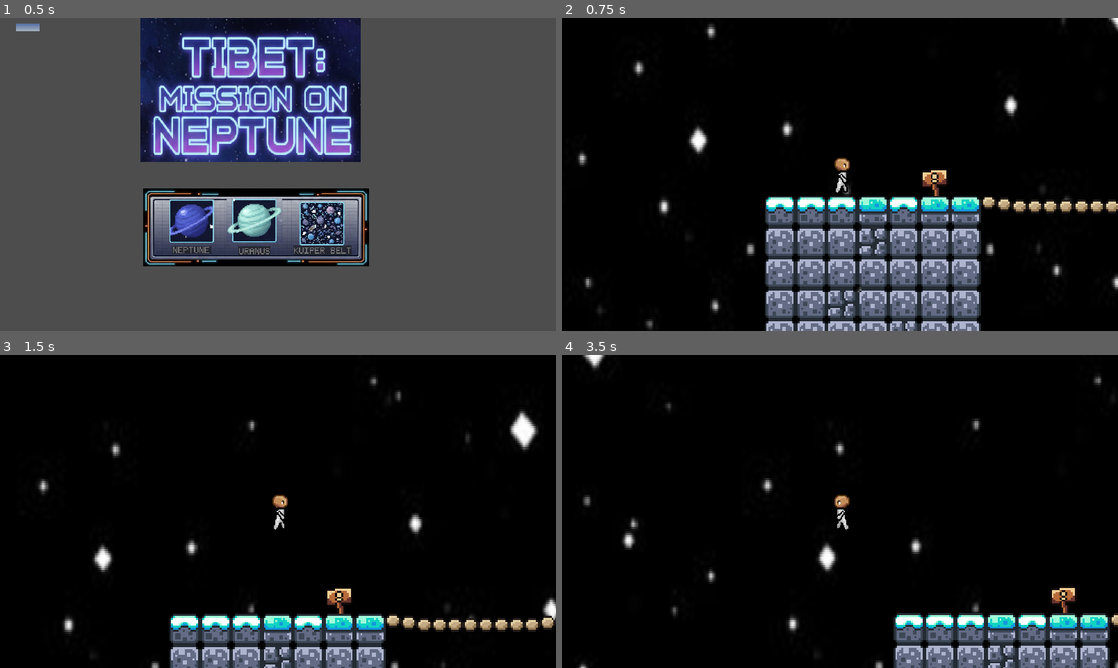
Above: before the commit, frames 1-4 (two rows, left to right).
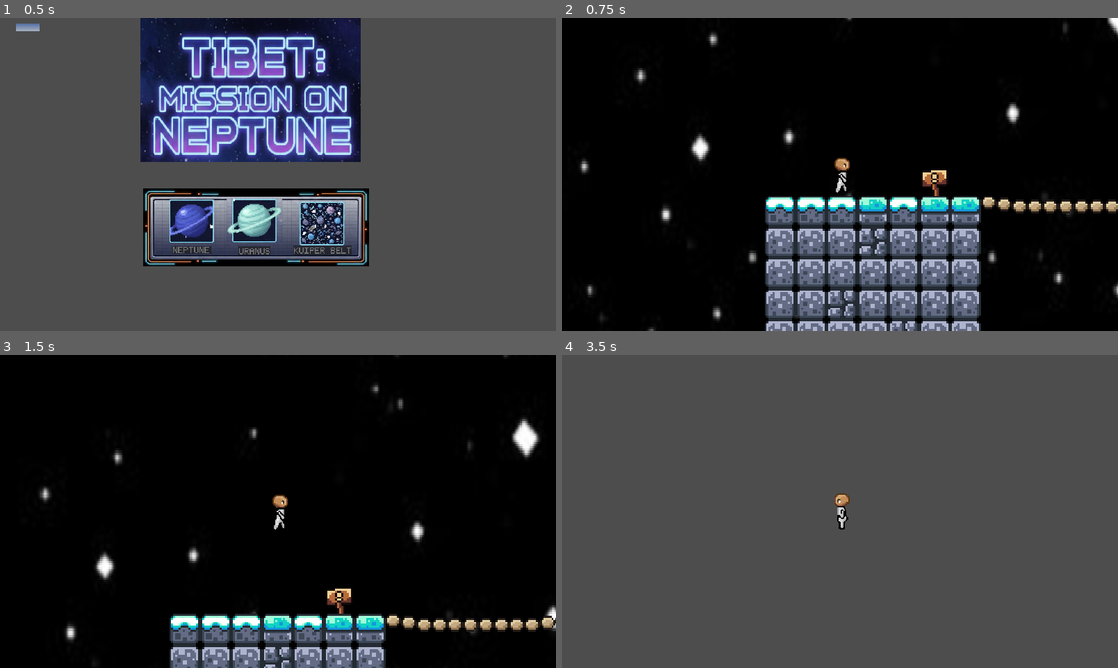
Above: after the commit, the same moments.

Repository: jaroooodaa-del/TIBET-MISSION-NEPTUNE
Game: Godot game, scene res://control.tscn
Two runs of this game, one before a commit and one after it. Both use one fixed random seed, a clock stepped at 60 frames per second and the inputs below. A sky picture missing from this copy of the repository is replaced by a grey-blue gradient.
Inputs (mouse positions are in pixels of both pictures, inside the frame that each line leads up to):
- Up to frame 1 (0.5 s): no input
- Up to frame 2 (0.75 s): click (751, 249) at 0.5 s
- Up to frame 3 (1.5 s): tap Enter (ui_accept) at 1.25 s; move the mouse to (400, 495) at 1.27 s; hold Right (ui_right) from 1.28 s (still down); hold Space from 1.28 s (still down)
- Up to frame 4 (3.5 s): tap Enter (ui_accept) at 1.52, 2.27 s; move the mouse to (728, 527) at 2.02 s; release Space at 2.03 s; tap Space at 2.1 s; move the mouse to (895, 442) at 2.77 s; release Right (ui_right) at 2.78 s; hold Left (ui_left) from 2.78 s (still down); hold Space from 2.78 s (still down)

Frame 1 is identical in both runs. In frame 2, 1.7% of the frame differs, in the area x 2-100%, y 0-100%; in frame 3, 1.8%; in frame 4, 99%, in the area x 0-100%, y 0-100%.

Commit message:
did stuff

Diff:
--- a/space-game/Maks/neptune2.tscn
+++ b/space-game/Maks/neptune2.tscn
@@ -278,7 +278,7 @@
 texture = ExtResource("1_6a7sl")
 
 [node name="Screenshot2026-02-26At12_05_04" type="Sprite2D" parent="."]
-position = Vector2(-509, -143)
+position = Vector2(-508, -139)
 scale = Vector2(0.773766, 1.09709)
 texture = ExtResource("1_pcofo")
 
@@ -331,7 +331,19 @@
 shape = SubResource("WorldBoundaryShape2D_2jcpq")
 
 [node name="Node2D" parent="." instance=ExtResource("7_oew2u")]
-position = Vector2(-388, -15)
+position = Vector2(-327, -35)
 
 [node name="Node2D2" parent="." instance=ExtResource("7_oew2u")]
-position = Vector2(26, -33)
+position = Vector2(58, -51)
+
+[node name="Node2D3" parent="." instance=ExtResource("7_oew2u")]
+position = Vector2(599, -2)
+
+[node name="Node2D4" parent="." instance=ExtResource("7_oew2u")]
+position = Vector2(1303, -67)
+
+[node name="Node2D5" parent="." instance=ExtResource("7_oew2u")]
+position = Vector2(1481, -164)
+
+[node name="Node2D6" parent="." instance=ExtResource("7_oew2u")]
+position = Vector2(1659, -275)
